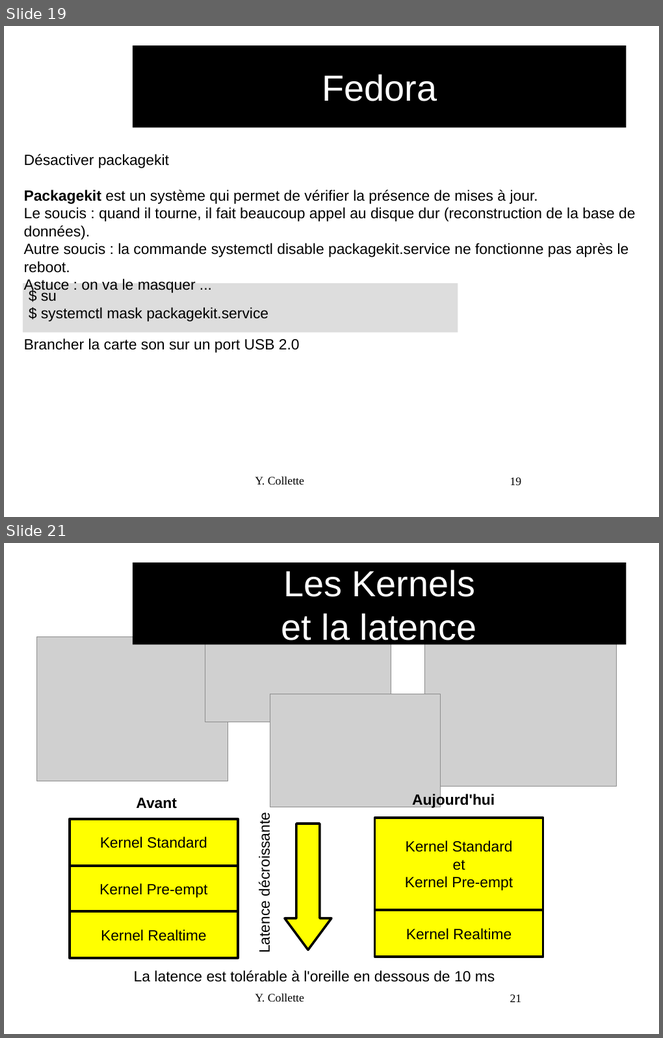
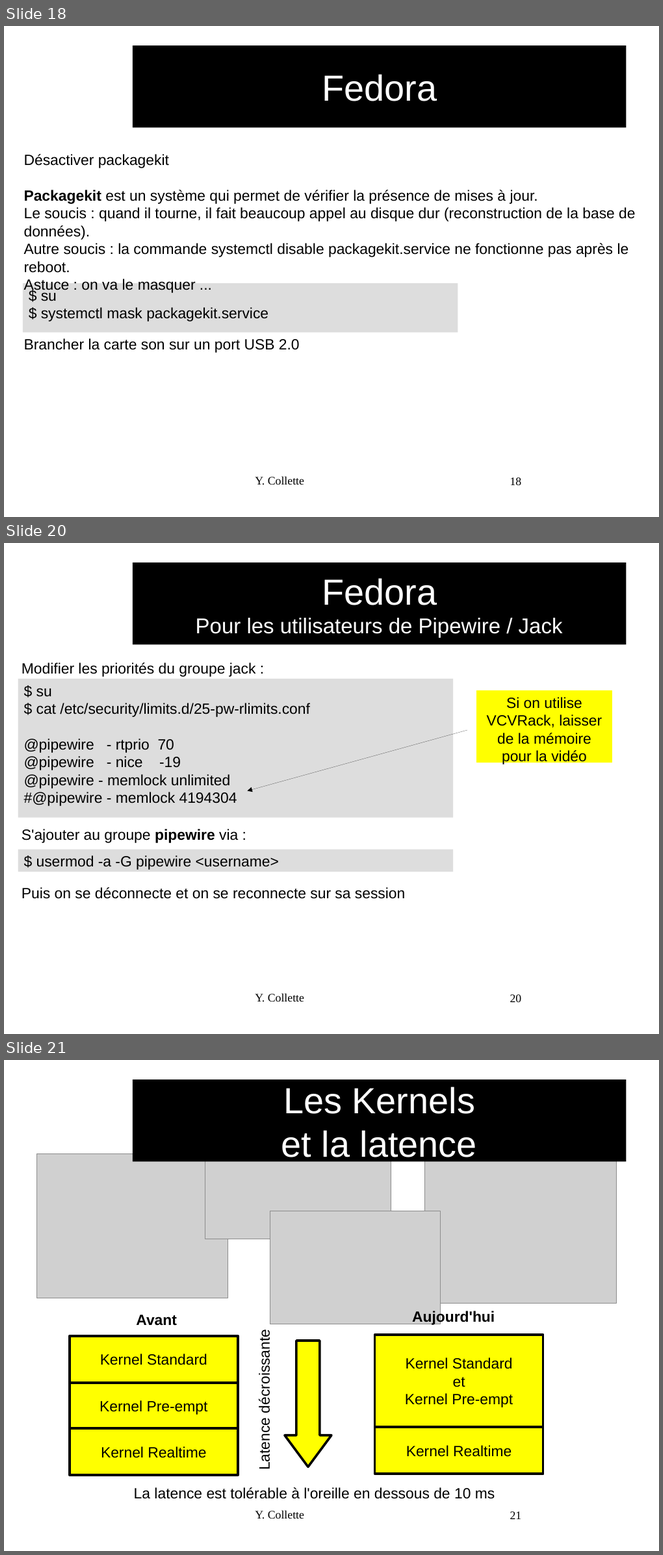
Before and after one commit to audinux/audinux.github.io, a slide deck: workshop/audio/LinuxIntro.odp. Shown one above the other, each under a label of ours: slides 19 and 21 before the commit, slides 18, 20 and 21 after it; the slides between them are not shown. The pictures are 663x1038 and 663x1555 pixels, drawn with LibreOffice and Linux fonts; fonts in the diff are those of the drawing; grey boxes stand for pictures; background and template pictures are left out. Boxes give left, top, right and bottom in pixels: in the first picture for what was removed or moved away, otherwise in the second. Text is boxed around its words. In the diff, an @@ line names an element or a change of style, - is before the commit and + after.

```diff
--- a/workshop/audio/LinuxIntro.odp
+++ b/workshop/audio/LinuxIntro.odp
@@ slide 20 added at <box>4,543,659,1034</box>, background #FFFFFF @@
@@ title added at <box>133,563,627,644</box>, fill #000000, 26 pt, text #FFFFFF @@
+Fedora
+Pour les utilisateurs de Pipewire / Jack
@@ rectangle added at <box>18,679,454,818</box>, fill #DDDDDD, 18 pt, text #000000 @@
+$ su
+$ cat /etc/security/limits.d/25-pw-rlimits.conf
+@pipewire - rtprio 70
+@pipewire - nice -19
+@pipewire - memlock unlimited
+#@pipewire - memlock 4194304
@@ text added at <box>22,663,256,677</box>, 18 pt, text #000000 @@
+Modifier les priorités du groupe jack :
@@ rectangle added at <box>477,691,612,763</box>, fill #FFFF00, 18 pt, text #000000 @@
+Si on utilise VCVRack, laisser de la mémoire pour la vidéo
@@ arrow added from (467, 730) to (247, 791), #000000 0 pt @@
@@ text added at <box>22,829,238,843</box>, 18 pt, text #000000 @@
+S'ajouter au groupe pipewire via :
@@ rectangle added at <box>18,850,454,873</box>, fill #DDDDDD, 18 pt, text #000000 @@
+$ usermod -a -G pipewire <username>
@@ text added at <box>22,887,405,899</box>, 18 pt, text #000000 @@
+Puis on se déconnecte et on se reconnecte sur sa session
@@ text added at <box>255,993,304,1002</box>, 14 pt, text #000000 @@
+Y. Collette
@@ page number added at <box>510,995,522,1003</box>, 14 pt, text #000000 @@
+20
@@ what was slide 19 is now slide 18 @@
@@ page number at <box>510,478,522,486</box>: text changed @@
-19
+18
```
Also in this commit, not shown: 8 slides changed, 1 slide removed, 23 other files.
